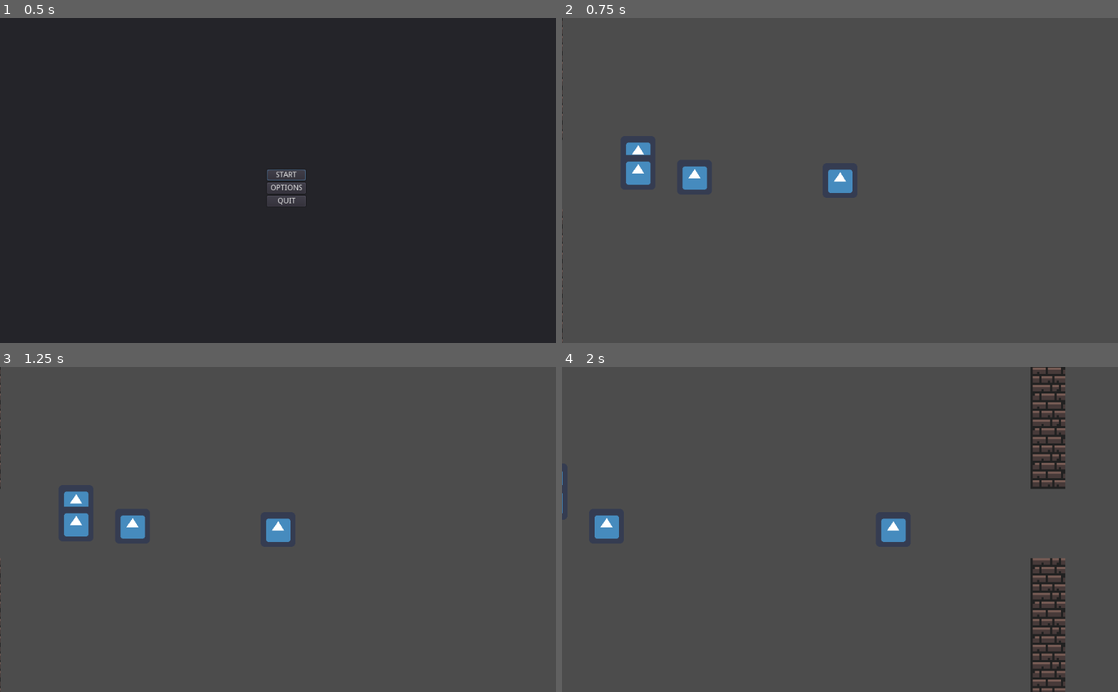
Above: before the commit, frames 1-4 (two rows, left to right).
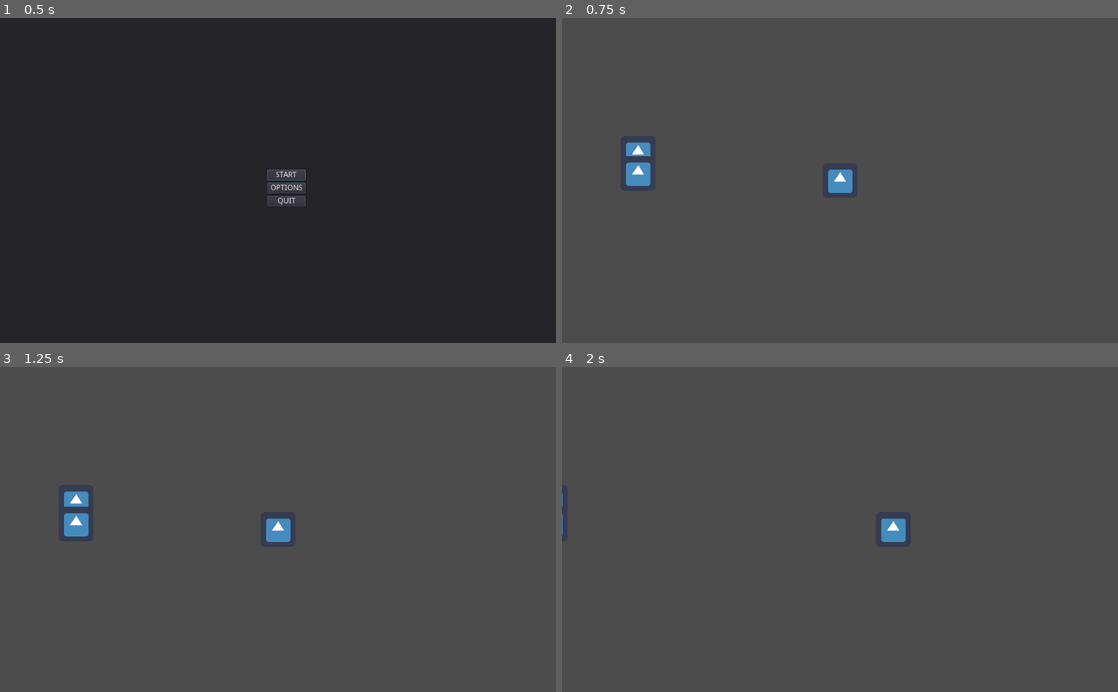
Above: after the commit, the same moments.

Repository: Collins-Simon/ChairKnight
Game: Godot game, scene res://Scenes/Menu/MenuSystem.tscn
Two runs of this game, one before a commit and one after it. Both use one fixed random seed, a clock stepped at 60 frames per second and the inputs below. The engine's default icon, where the game draws it, is replaced by a stand-in: a white triangle on a blue panel in a dark square.
Inputs (mouse positions are in pixels of both pictures, inside the frame that each line leads up to):
- Up to frame 1 (0.5 s): no input
- Up to frame 2 (0.75 s): click "START" at 0.5 s
- Up to frame 3 (1.25 s): no input
- Up to frame 4 (2 s): tap Enter at 1.25 s; move the mouse to (840, 529) at 1.27 s; hold Right (ui_right) from 1.28 s (still down); tap R at 1.35 s; click (840, 529) at 1.42 s; tap Space at 1.52 s

Frame 1 is identical in both runs. In frame 2, 0.5% of the frame differs, in the area x 0-27%, y 0-100%; in frame 3, 0.4%; in frame 4, 3.4%, in the area x 0-91%, y 0-100%.

Commit message:
free me from this failed merge hell

Diff:
--- a/Chair Knight/Scenes/Game.tscn
+++ b/Chair Knight/Scenes/Game.tscn
@@ -1,9 +1,7 @@
-[gd_scene load_steps=5 format=2]
+[gd_scene load_steps=3 format=2]
 
 [ext_resource path="res://Scenes/Characters/Player.tscn" type="PackedScene" id=1]
-[ext_resource path="res://Assets/Tiles/Tile.tscn" type="PackedScene" id=2]
 [ext_resource path="res://Scenes/Game.gd" type="Script" id=3]
-[ext_resource path="res://Assets/Tiles/Room.tscn" type="PackedScene" id=4]
 
 [node name="Game" type="Node2D"]
 script = ExtResource( 3 )
@@ -37,13 +35,3 @@
 [node name="UI" type="Control" parent="CanvasLayer"]
 margin_right = 40.0
 margin_bottom = 40.0
-
-[node name="Tile" parent="." instance=ExtResource( 2 )]
-position = Vector2( 104, 44 )
-
-[node name="Node2D" parent="." instance=ExtResource( 4 )]
-position = Vector2( -203, -25 )
-scale = Vector2( 4, 4 )
-tile_data = PoolIntArray( -524288, 0, 0, -524287, 0, 0, -524286, 0, 0, -524285, 0, 0, -524284, 0, 0, -524283, 0, 0, -524282, 0, 0, -524281, 0, 0, -524278, 0, 0, -524277, 0, 0, -524276, 0, 0, -524275, 0, 0, -524274, 0, 0, -524273, 0, 0, -524272, 0, 0, -524271, 0, 0, -458752, 0, 0, -458735, 0, 0, -393216, 0, 0, -393199, 0, 0, -327680, 0, 0, -327663, 0, 0, -262144, 0, 0, -262127, 0, 0, -196608, 0, 0, -196591, 0, 0, -131072, 0, 0, -131055, 0, 0, -65536, 0, 0, -65519, 0, 0, 131072, 0, 0, 131089, 0, 0, 196608, 0, 0, 196625, 0, 0, 262144, 0, 0, 262161, 0, 0, 327680, 0, 0, 327697, 0, 0, 393216, 0, 0, 393233, 0, 0, 458752, 0, 0, 458769, 0, 0, 524288, 0, 0, 524305, 0, 0, 589824, 0, 0, 589825, 0, 0, 589826, 0, 0, 589827, 0, 0, 589828, 0, 0, 589829, 0, 0, 589830, 0, 0, 589831, 0, 0, 589834, 0, 0, 589835, 0, 0, 589836, 0, 0, 589837, 0, 0, 589838, 0, 0, 589839, 0, 0, 589840, 0, 0, 589841, 0, 0 )
-
-[connection signal="attempted_peg" from="World/Entities/Player" to="." method="_on_Player_attempted_peg"]
